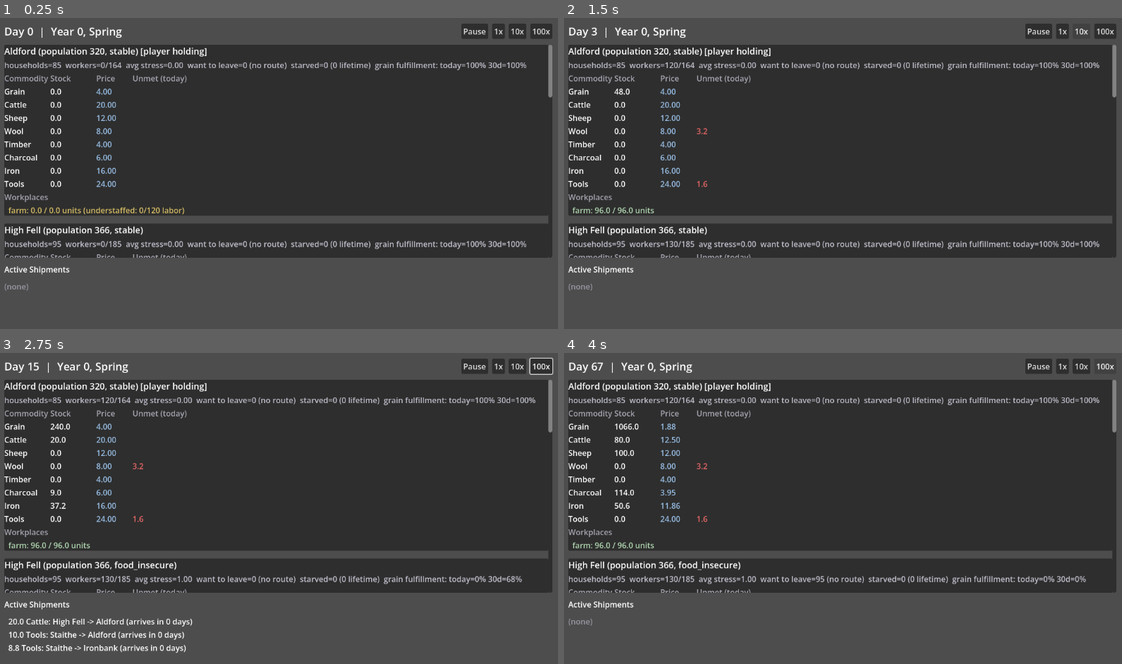
Above: before the commit, frames 1-4 (two rows, left to right).
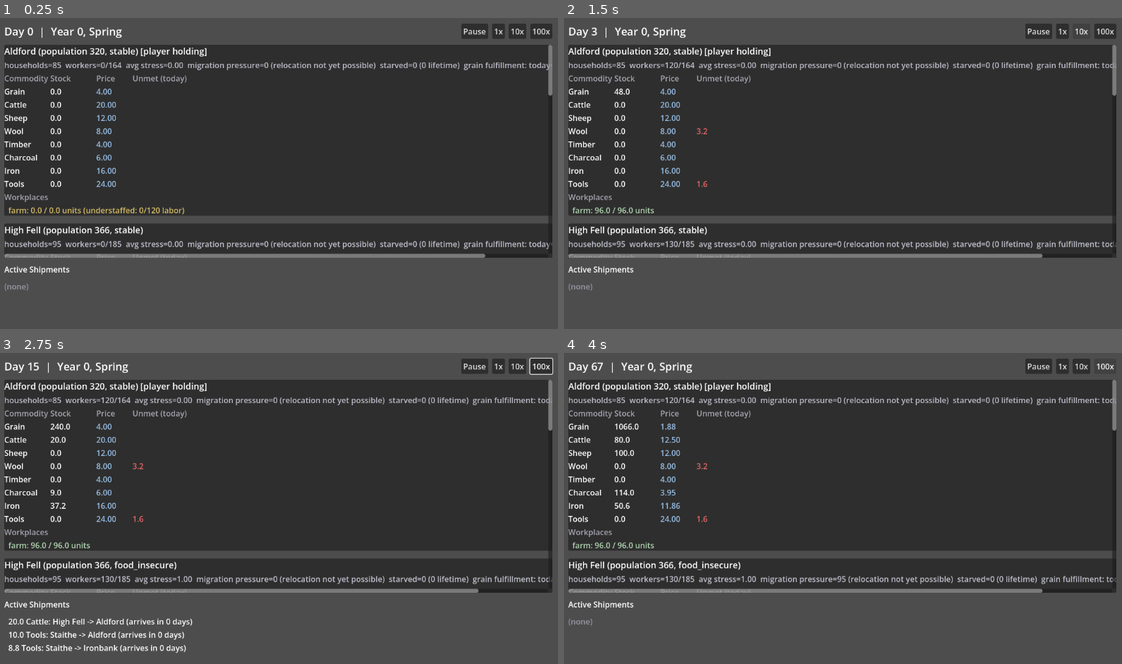
Above: after the commit, the same moments.

Repository: forsman5/sitka
Game: Godot game, scene res://scenes/sim/dashboard.tscn
The game is run twice, just before and just after one commit, with the same random seed, the same clock (stepped at 60 frames per second) and the same inputs. This scene is started directly instead of the project's main scene.
Inputs (mouse positions are in pixels of both pictures, inside the frame that each line leads up to):
- Up to frame 1 (0.25 s): no input
- Up to frame 2 (1.5 s): click "1x" at 0.5 s; click "10x" at 1.25 s
- Up to frame 3 (2.75 s): tap Enter at 2 s; move the mouse to (401, 492) at 2.02 s; hold Right (ui_right) from 2.03 s (still down); hold Alt from 2.03 s (still down); click (401, 492) at 2.17 s
- Up to frame 4 (4 s): release Right (ui_right) at 2.75 s; release Alt at 2.75 s; drag from (731, 524) to (815, 573) at 2.77 s; click "100x" at 3.5 s

The runs differ from the first frame. In frame 1, 2.6% of the frame differs, in the area x 0-99%, y 8-78%; in frame 2, 2.6%; in frame 3, 2.5%; in frame 4, 2.6%.

Commit message:
Fix same-day population timing, emigration/no-route framing, and missing input_requested
Three more issues found in review:

1. Daily history recorded that day's population before starvation ran.
   _finalize_daily_records() appended the record (with the pre-death
   population set earlier in _run_consumption) before
   _evaluate_starvation() had a chance to remove/shrink households that
   same day -- get_settlement_history() and the "contracting" status
   check (which compares against a 30-day-old history entry) could be
   off by one eval cycle. Reordered _daily_tick() so migration-pressure
   and starvation evaluation run before finalization, and
   _finalize_daily_records() now re-syncs population from the live
   household records immediately before appending.

2. The emigration model contradicted what we actually agreed to build.
   household.gd still described a household that "wants to leave...
   but there is nowhere to go" and referenced "Milestone 1's transport"
   as not existing -- stale on two counts: Milestone 1 exists now, and
   the framing implied we'd checked for a route and found none, when
   really person-migration execution simply isn't implemented yet
   (independent of whether a route would exist). Renamed
   wants_to_emigrate -> has_migration_pressure,
   update_emigration_desire() -> update_migration_pressure(), and the
   EMIGRATION_* constants -> MIGRATION_PRESSURE_*, consistently through
   Household, Simulation (_migration_pressure_count,
   "migration_pressure_count" in get_settlement_summary,
   _evaluate_migration_pressure()), the dashboard, and the scenario
   harness. Game-over/dashboard text now says "under sustained
   migration pressure (relocation not yet possible)" instead of
   "wanted to leave (no viable route)". Updated
   docs/river-valley-vertical-slice.md's Milestone 0.76 section to
   match: migration pressure is tracked/reported, not realized;
   realized relocation is deferred to a later milestone alongside the
   connectivity mechanics it needs.

3. get_workplace_reports() promised requested and consumed input
   quantities (per the 0.75 plan) but only ever exposed consumed --
   _run_production() computed input_requested and then discarded it
   instead of storing it on the Workplace. Added
   Workplace.last_input_requested, set alongside the other last_*
   fields, exposed as "input_requested" in get_workplace_reports().

Re-verified: both harnesses pass with identical outcomes to before
(these are bookkeeping/framing fixes, not behavior changes -- the
live population was always correct, only its historical snapshot
timing was off by an eval cycle).

Co-Authored-By: Claude Sonnet 5 <noreply@anthropic.com>
Claude-Session: https://claude.ai/code/session_0156TjYj48cKKzMz55PvKhFa

Diff:
--- a/scripts/sim/dashboard.gd
+++ b/scripts/sim/dashboard.gd
@@ -192,9 +192,9 @@
 			summary["name"], summary["population"], summary["status"],
 			" [player holding]" if summary["is_player_holding"] else ""]
 
-		(row["stats"] as Label).text = "households=%d  workers=%d/%d  avg stress=%.2f  want to leave=%d (no route)  starved=%d (%d lifetime)  grain fulfillment: today=%.0f%% 30d=%.0f%%" % [
+		(row["stats"] as Label).text = "households=%d  workers=%d/%d  avg stress=%.2f  migration pressure=%d (relocation not yet possible)  starved=%d (%d lifetime)  grain fulfillment: today=%.0f%% 30d=%.0f%%" % [
 			summary["household_count"], summary["assigned_workers"], summary["available_workers"],
-			summary["avg_food_stress"], summary["emigration_desire_count"],
+			summary["avg_food_stress"], summary["migration_pressure_count"],
 			summary["starvation_deaths_recent"], summary["starvation_deaths_total"],
 			summary["grain_fulfillment_today"] * 100.0, summary["grain_fulfillment_rolling_30d"] * 100.0]
 
--- a/scripts/sim/data/scenario_seeds.gd
+++ b/scripts/sim/data/scenario_seeds.gd
@@ -74,22 +74,23 @@
 	return _build_uniform_valley(VIABLE_FARM_HOUSEHOLDS, 3000.0, VIABLE_FARM_TARGET_LABOR)
 
 ## Same land/labor capacity as the viable farm, but starts well above the
-## carrying capacity it supports. Should contract via starvation (emigration
-## is desire-only right now -- there's nowhere to go) until population falls
-## back toward roughly the same ~120 equilibrium, then stabilize.
+## carrying capacity it supports. Should contract via starvation (migration
+## pressure is tracked/reported but not yet realized -- relocation isn't
+## implemented) until population falls back toward roughly the same ~120
+## equilibrium, then stabilize.
 static func build_overpopulated_farm(_rng: RandomNumberGenerator) -> Dictionary:
 	return _build_uniform_valley(VIABLE_FARM_HOUSEHOLDS * 3, 3000.0, VIABLE_FARM_TARGET_LABOR)
 
 ## No farm at all -- a finite starting stock delays the reckoning, but with
 ## zero production the settlement must eventually exhaust it, then decline
-## through emigration desire and starvation to collapse.
+## through migration pressure and starvation to collapse.
 static func build_no_food_settlement(_rng: RandomNumberGenerator) -> Dictionary:
 	return _build_uniform_valley(VIABLE_FARM_HOUSEHOLDS, 2000.0, 0.0)
 
 ## Same viable farm, but with a much thinner starting buffer: a real (not
 ## just cosmetic) shortage in the first spring, before summer's higher
 ## output arrives, that should raise stress without crossing the
-## emigration/starvation consecutive-day thresholds -- and then recover.
+## migration-pressure/starvation consecutive-day thresholds -- and then recover.
 static func build_recovery_boundary(_rng: RandomNumberGenerator) -> Dictionary:
 	return _build_uniform_valley(VIABLE_FARM_HOUSEHOLDS, 200.0, VIABLE_FARM_TARGET_LABOR)
 
--- a/scripts/sim/harness/run_scenarios.gd
+++ b/scripts/sim/harness/run_scenarios.gd
@@ -109,12 +109,12 @@
 
 	sim.advance_ticks(150)
 	var s := sim.get_settlement_summary(SETTLEMENT_ID)
-	print("  food_stress: peak(day95)=%.2f -> day245=%.2f, emigration_desire=%d, starvation_deaths=%d" % [
-		stress_at_shortage, s["avg_food_stress"], s["emigration_desire_count"], s["starvation_deaths_total"]])
+	print("  food_stress: peak(day95)=%.2f -> day245=%.2f, migration_pressure=%d, starvation_deaths=%d" % [
+		stress_at_shortage, s["avg_food_stress"], s["migration_pressure_count"], s["starvation_deaths_total"]])
 
 	_assert(stress_at_shortage > 0.15, "Recovery boundary should show a real stress rise from the thin starting buffer, got %.3f" % stress_at_shortage)
 	_assert(s["avg_food_stress"] < 0.05, "Recovery boundary stress should have recovered by day 245, got %.3f" % s["avg_food_stress"])
-	_assert(s["emigration_desire_count"] == 0, "Recovery boundary should never cross the emigration threshold, got %d households wanting to leave" % s["emigration_desire_count"])
+	_assert(s["migration_pressure_count"] == 0, "Recovery boundary should never cross the migration-pressure threshold, got %d households under pressure" % s["migration_pressure_count"])
 	_assert(s["starvation_deaths_total"] == 0, "Recovery boundary should never reach starvation, got %d deaths" % s["starvation_deaths_total"])
 
 ## The spec's Milestone 1 acceptance bar, directly: "blocking one edge or
@@ -142,7 +142,7 @@
 	# Connected must demonstrate actual viability, not just "not collapsed".
 	_assert(c["grain_fulfillment_rolling_30d"] > 0.90, "Connected Bareland should have high grain fulfillment, got %.2f" % c["grain_fulfillment_rolling_30d"])
 	_assert(c["starvation_deaths_total"] == 0, "Connected Bareland should have zero starvation deaths, got %d" % c["starvation_deaths_total"])
-	_assert(c["emigration_desire_count"] == 0, "Connected Bareland should have no persistent emigration desire, got %d" % c["emigration_desire_count"])
+	_assert(c["migration_pressure_count"] == 0, "Connected Bareland should have no persistent migration pressure, got %d" % c["migration_pressure_count"])
 	_assert(c["population"] == initial_population, "Connected Bareland population should be stable, got %d -> %d" % [initial_population, c["population"]])
 	_assert(c["shipments_received_total"] > 0, "Connected Bareland should have received at least one shipment, got %d" % c["shipments_received_total"])
 
--- a/scripts/sim/records/household.gd
+++ b/scripts/sim/records/household.gd
@@ -5,9 +5,9 @@
 ## expect to retune alongside playtesting.
 const STRESS_RECOVERY_PER_DAY := 0.05
 const STRESS_GAIN_PER_SHORTAGE := 0.25
-const EMIGRATION_FULFILLMENT_THRESHOLD := 0.75
-const EMIGRATION_MIN_CONSECUTIVE_DAYS := 21
-const EMIGRATION_STRESS_THRESHOLD := 0.5
+const MIGRATION_PRESSURE_FULFILLMENT_THRESHOLD := 0.75
+const MIGRATION_PRESSURE_MIN_CONSECUTIVE_DAYS := 21
+const MIGRATION_PRESSURE_STRESS_THRESHOLD := 0.5
 const STARVATION_FULFILLMENT_THRESHOLD := 0.25
 const STARVATION_MIN_CONSECUTIVE_DAYS := 60
 const STARVATION_STRESS_THRESHOLD := 0.9
@@ -20,12 +20,14 @@
 
 var food_stress: float = 0.0
 
-## Wants to leave for a settlement with better food security, but there is
-## nowhere to go: Milestone 1's transport/shipments don't exist yet, and
-## person-movement between settlements needs that same infrastructure. So
-## this is expressed desire only -- it never actually removes the household.
+## Sustained hardship signal: this household would relocate given the
+## chance. This milestone tracks and reports that pressure only -- it never
+## actually removes or moves the household. Realized migration needs its own
+## movement/connectivity mechanics (Milestone 1's shipments move goods, not
+## people) and is deferred to a later milestone; this is not a claim that no
+## route exists, just that relocation isn't implemented yet.
 ## See docs/river-valley-vertical-slice.md Milestone 0.76.
-var wants_to_emigrate: bool = false
+var has_migration_pressure: bool = false
 
 var _consecutive_low_fulfillment_days: int = 0
 var _consecutive_severe_shortage_days: int = 0
@@ -64,11 +66,11 @@
 ## Called weekly. One isolated bad day (or week) can't trigger this --
 ## it requires a sustained run of low-fulfillment days plus elevated stress.
 ## Recomputed (and cleared) every call, so recovery un-sets it too.
-func update_emigration_desire() -> void:
-	wants_to_emigrate = _consecutive_low_fulfillment_days >= EMIGRATION_MIN_CONSECUTIVE_DAYS \
-		and food_stress >= EMIGRATION_STRESS_THRESHOLD
+func update_migration_pressure() -> void:
+	has_migration_pressure = _consecutive_low_fulfillment_days >= MIGRATION_PRESSURE_MIN_CONSECUTIVE_DAYS \
+		and food_stress >= MIGRATION_PRESSURE_STRESS_THRESHOLD
 
-## Called monthly. Slower and stricter than emigration desire by design --
+## Called monthly. Slower and stricter than migration pressure by design --
 ## starvation is the last resort, not the first response to a bad season.
 func is_starvation_candidate() -> bool:
 	return _consecutive_severe_shortage_days >= STARVATION_MIN_CONSECUTIVE_DAYS \
--- a/scripts/sim/records/workplace.gd
+++ b/scripts/sim/records/workplace.gd
@@ -26,6 +26,7 @@
 var last_planned_units: float = 0.0
 var last_actual_units: float = 0.0
 var last_limiting_input = null # Commodity.Type, or null if not input-constrained
+var last_input_requested: Dictionary = {} # what planned_units would need, before affordability capped it
 var last_input_consumed: Dictionary = {}
 var last_output_produced: Dictionary = {}
 var last_utilization_ratio: float = 1.0 # actual_units / fully-staffed-and-unconstrained potential
--- a/scripts/sim/simulation.gd
+++ b/scripts/sim/simulation.gd
@@ -41,7 +41,7 @@
 const HERD_HARD_CEILING := 3000.0
 
 const HISTORY_MAX_DAYS := 360
-const EMIGRATION_EVAL_INTERVAL_DAYS := 7
+const MIGRATION_PRESSURE_EVAL_INTERVAL_DAYS := 7
 const STARVATION_EVAL_INTERVAL_DAYS := 30
 const COLLAPSE_HOUSEHOLD_THRESHOLD := 5
 const COLLAPSE_SUSTAINED_DAYS := 30
@@ -96,7 +96,7 @@
 
 var _history: Dictionary[int, Array] = {} # settlement_id -> Array[Dictionary], oldest first, capped at HISTORY_MAX_DAYS
 
-var _emigration_desire_count: Dictionary = {} # settlement_id -> int, recomputed weekly
+var _migration_pressure_count: Dictionary = {} # settlement_id -> int, recomputed weekly
 var _starvation_deaths_recent: Dictionary = {} # settlement_id -> int, recomputed monthly
 var _starvation_deaths_total: Dictionary = {} # settlement_id -> int, lifetime
 var _shipments_delivered_total: Dictionary = {} # settlement_id (destination) -> int, lifetime
@@ -168,7 +168,7 @@
 		"available_workers": _live_available_workers(settlement_id),
 		"assigned_workers": record.get("assigned_workers", 0.0),
 		"avg_food_stress": _avg_food_stress(settlement_id),
-		"emigration_desire_count": _emigration_desire_count.get(settlement_id, 0),
+		"migration_pressure_count": _migration_pressure_count.get(settlement_id, 0),
 		"starvation_deaths_recent": _starvation_deaths_recent.get(settlement_id, 0),
 		"starvation_deaths_total": _starvation_deaths_total.get(settlement_id, 0),
 		"shipments_received_total": _shipments_delivered_total.get(settlement_id, 0),
@@ -216,6 +216,7 @@
 			"actual_units": w.last_actual_units,
 			"utilization_ratio": w.last_utilization_ratio,
 			"limiting_input": w.last_limiting_input,
+			"input_requested": w.last_input_requested.duplicate(),
 			"input_consumed": w.last_input_consumed.duplicate(),
 			"output_produced": w.last_output_produced.duplicate(),
 		})
@@ -294,8 +295,11 @@
 #   4. run workplace production, record industrial flows
 #   5. run household consumption, record fulfillment
 #   6. (weekly) decide and depart new shipments, based on today's stock
-#   7. finalize closing balances, append history
-#   8. weekly/monthly household evaluations, collapse check, calendar
+#   7. weekly/monthly household evaluations (migration pressure, starvation --
+#      before finalizing, so a starvation death this same day is reflected
+#      in the record about to be appended, not the day after)
+#   8. finalize closing balances (re-synced population included), append
+#      history, then check collapse/game-over, then advance the calendar
 # ---------------------------------------------------------------------------
 
 func _daily_tick() -> void:
@@ -318,12 +322,12 @@
 	if (day + 1) % DAYS_PER_SEASON == 0:
 		_run_seasonal_herds(records)
 
-	_finalize_daily_records(records)
-
-	if (day + 1) % EMIGRATION_EVAL_INTERVAL_DAYS == 0:
-		_evaluate_emigration_desire()
+	if (day + 1) % MIGRATION_PRESSURE_EVAL_INTERVAL_DAYS == 0:
+		_evaluate_migration_pressure()
 	if (day + 1) % STARVATION_EVAL_INTERVAL_DAYS == 0:
 		_evaluate_starvation()
+
+	_finalize_daily_records(records)
 	_evaluate_collapse_and_game_over()
 
 	if (day + 1) % DAYS_PER_YEAR == 0:
@@ -417,6 +421,7 @@
 		workplace.last_planned_units = planned_units
 		workplace.last_actual_units = actual_units
 		workplace.last_limiting_input = limiting_input
+		workplace.last_input_requested = input_requested
 		workplace.last_input_consumed = input_consumed
 		workplace.last_output_produced = output_produced
 		workplace.last_utilization_ratio = (actual_units / planned_units) if planned_units > 0.0 else 1.0
@@ -452,7 +457,7 @@
 		# (today's record isn't finalized/appended to history yet), which is
 		# fine for a 30-day smoothing window.
 		var rolling_ratio := _rolling_fulfillment_ratio(settlement_id, grain_name, 30)
-		var rolling_is_low := rolling_ratio < Household.EMIGRATION_FULFILLMENT_THRESHOLD
+		var rolling_is_low := rolling_ratio < Household.MIGRATION_PRESSURE_FULFILLMENT_THRESHOLD
 		var rolling_is_severe := rolling_ratio < Household.STARVATION_FULFILLMENT_THRESHOLD
 		for household_id in settlement.household_ids:
 			(households[household_id] as Household).apply_daily_fulfillment(fulfillment, rolling_is_low, rolling_is_severe)
@@ -565,13 +570,17 @@
 func _finalize_daily_records(records: Dictionary) -> void:
 	for settlement_id in settlements.keys():
 		var record: Dictionary = records[settlement_id]
+		# Re-sync now, after this same day's starvation evaluation may have
+		# removed/shrunk households -- record["population"] was set earlier
+		# in _run_consumption, before that happened.
+		record["population"] = _live_population(settlement_id)
 		record["closing_stock"] = _snapshot_stock(settlement_id)
 		var history: Array = _history[settlement_id]
 		history.append(record)
 		if history.size() > HISTORY_MAX_DAYS:
 			history.pop_front()
 
-func _evaluate_emigration_desire() -> void:
+func _evaluate_migration_pressure() -> void:
 	for settlement_id in settlements.keys():
 		var settlement: Settlement = settlements[settlement_id]
 		var ids := settlement.household_ids.duplicate()
@@ -579,10 +588,10 @@
 		var count := 0
 		for household_id in ids:
 			var h: Household = households[household_id]
-			h.update_emigration_desire()
-			if h.wants_to_emigrate:
+			h.update_migration_pressure()
+			if h.has_migration_pressure:
 				count += 1
-		_emigration_desire_count[settlement_id] = count
+		_migration_pressure_count[settlement_id] = count
 
 func _evaluate_starvation() -> void:
 	for settlement_id in settlements.keys():
@@ -625,17 +634,17 @@
 		"year": year,
 		"settlement_id": settlement_id,
 		"settlement_name": settlement.name,
-		"summary": "%s collapsed on day %d (year %d): grain fulfillment averaged %.0f%% over the final 30 days; %d households wanted to leave (no viable route) and %d people died of starvation." % [
+		"summary": "%s collapsed on day %d (year %d): grain fulfillment averaged %.0f%% over the final 30 days; %d households were under sustained migration pressure (relocation not yet possible) and %d people died of starvation." % [
 			settlement.name, day, year, avg_fulfillment,
-			_emigration_desire_count.get(settlement_id, 0),
+			_migration_pressure_count.get(settlement_id, 0),
 			_starvation_deaths_total.get(settlement_id, 0),
 		],
 	}
 
 # ---------------------------------------------------------------------------
 # Derived-state helpers (population/workforce are always computed from the
-# authoritative household records, never cached, so a starvation death or
-# emigration is immediately reflected everywhere).
+# authoritative household records, never cached, so a starvation death is
+# immediately reflected everywhere).
 # ---------------------------------------------------------------------------
 
 func _live_population(settlement_id: int) -> int:
Not shown, changed: docs/river-valley-vertical-slice.md
